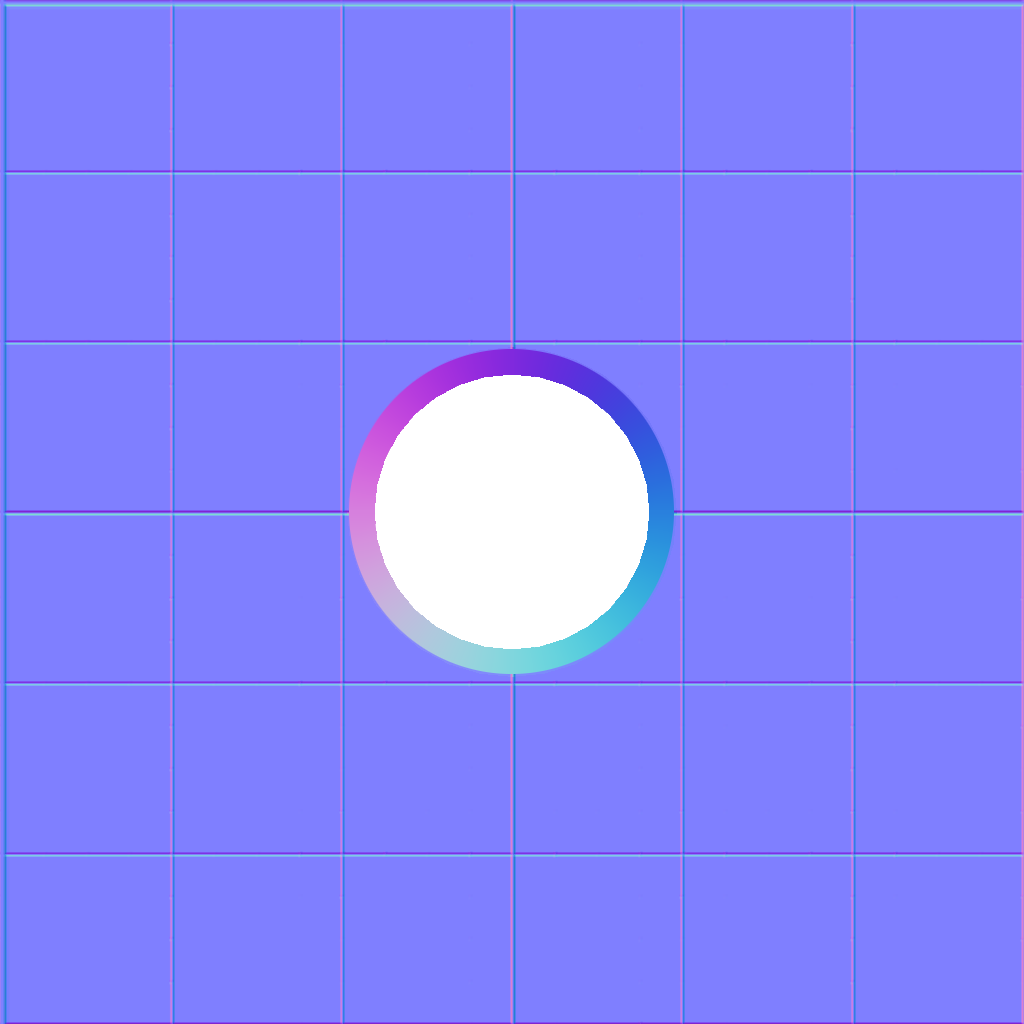
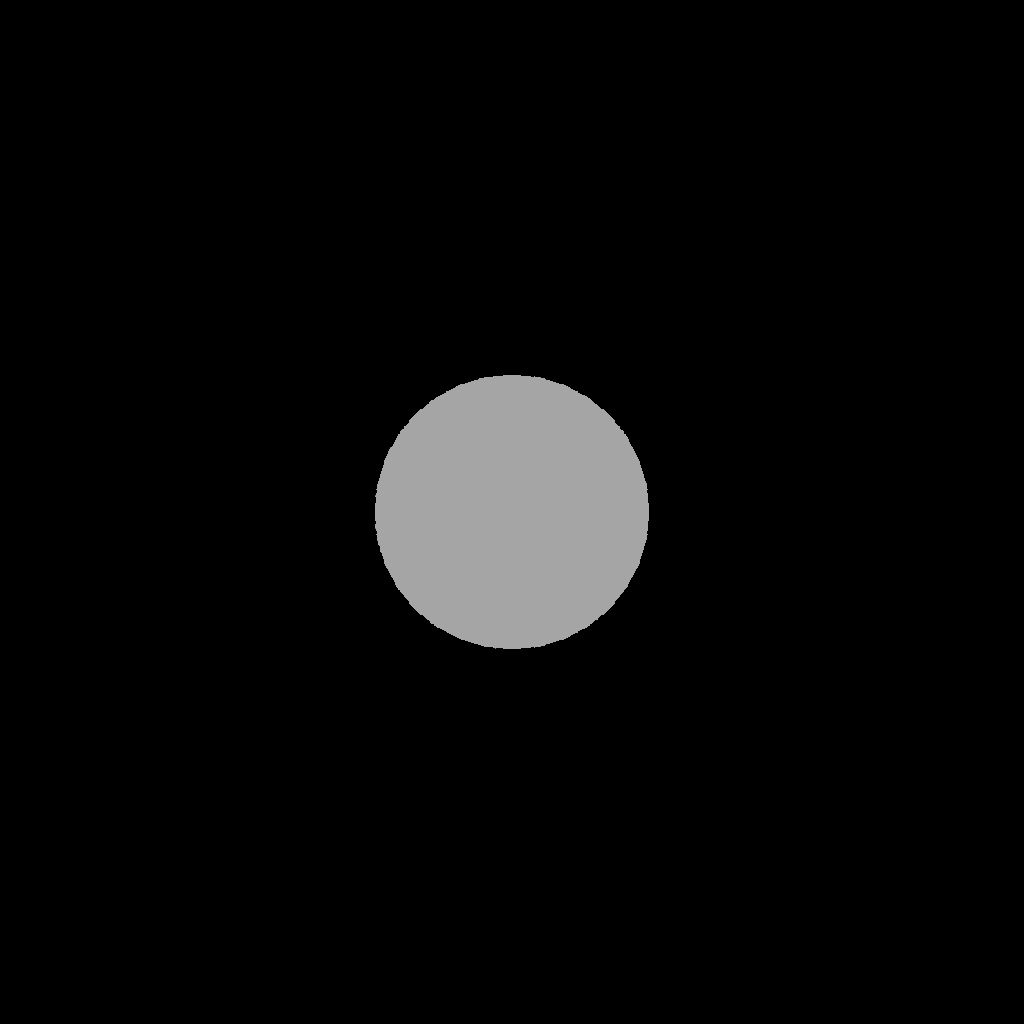
The second w=1024, h=1024 image is a revision of the first. Changes to its layers:
showed "Window_Specular.png", painted on it over box(0, 0, 1024, 1024)
hid "Pasted Layer" over box(0, 0, 1024, 1024)
hid "Window_Normal.png" over box(0, 0, 1024, 1024)
